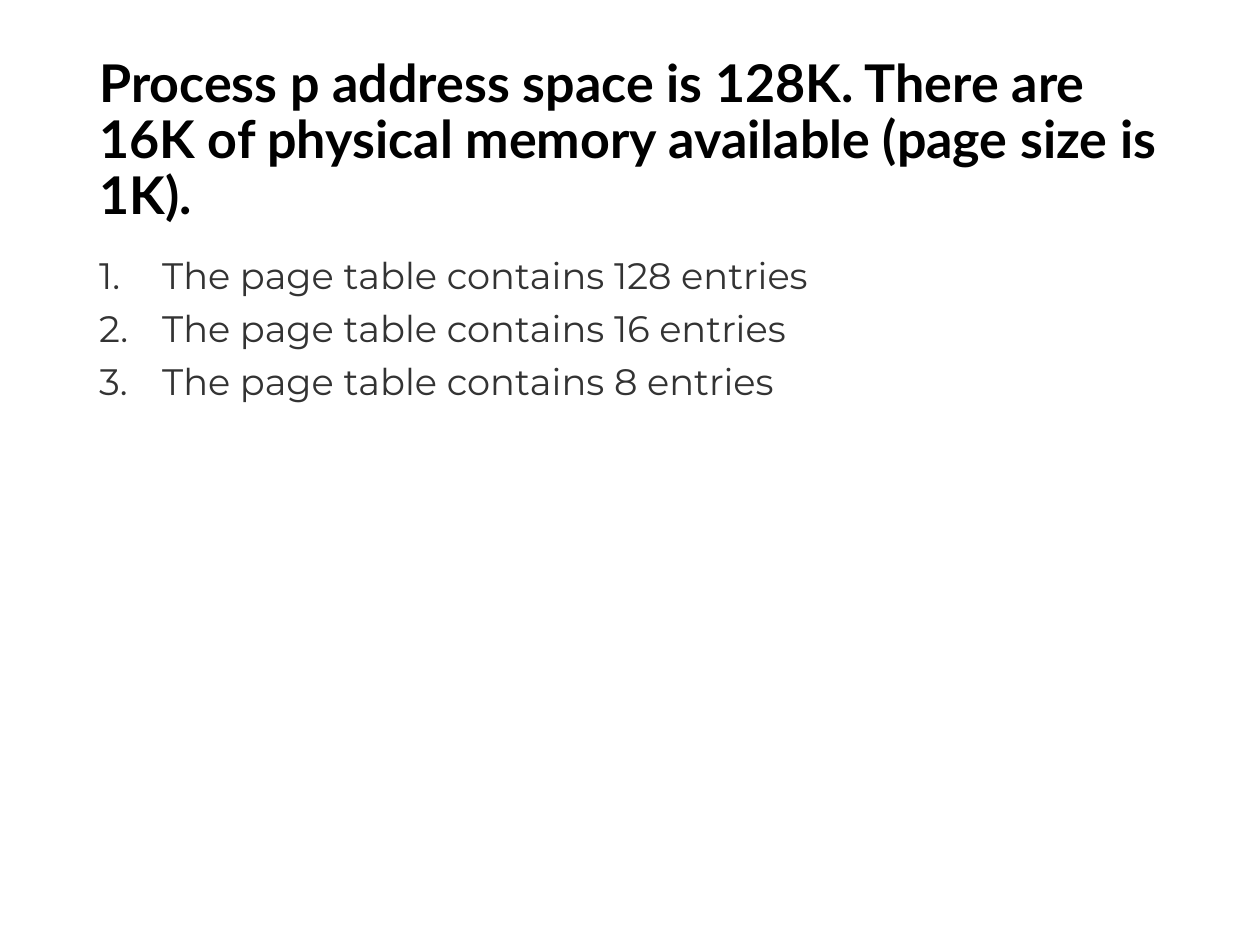
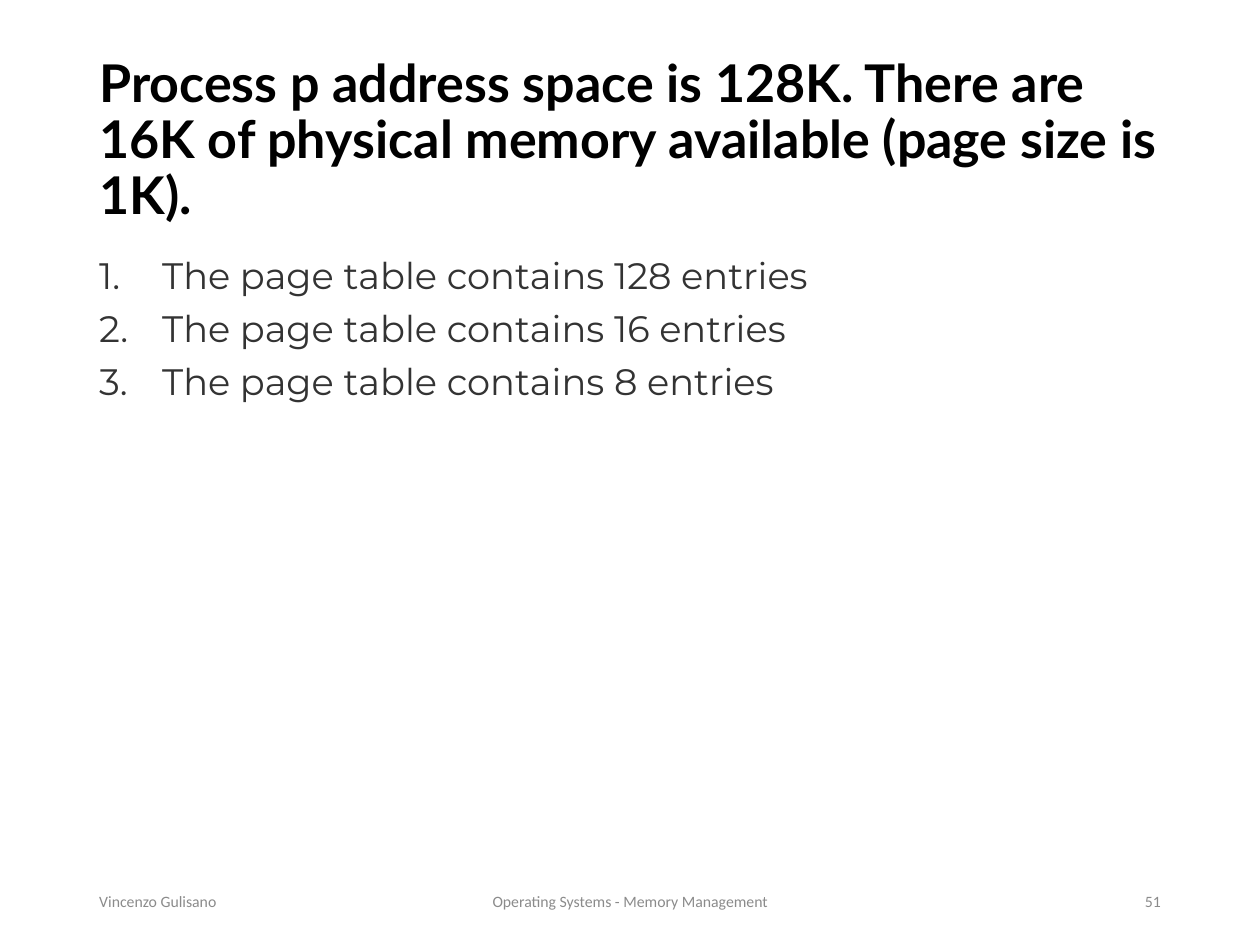
Before and after one commit to vincenzo-gulisano/os_material, a slide deck: slide 51 of slides/memory_management.pptx (slide 50 before the commit). Drawn at 1260x945 pixels with LibreOffice and Linux fonts; fonts in the diff are those of the drawing. Boxes give left, top, right and bottom in pixels: in the first picture for what was removed or moved away, otherwise in the second. Text is boxed around its words. In the diff, an @@ line names an element or a change of style, - is before the commit and + after.

Commit message:
changed logo, moved exercises, updated overview for lecture on memory management

```diff
--- a/slides/memory_management.pptx
+++ b/slides/memory_management.pptx
@@ text added at (99, 896, 217, 907), 9 pt, text #8C8C8C @@
+Vincenzo Gulisano
@@ text added at (493, 896, 768, 910), 9 pt, text #8C8C8C @@
+Operating Systems - Memory Management
@@ page number added at (1145, 897, 1161, 907), 9 pt, text #8C8C8C @@
+51
```
Also in this commit, not shown: 49 other slides changed, 4 slides added, 2 other files.
